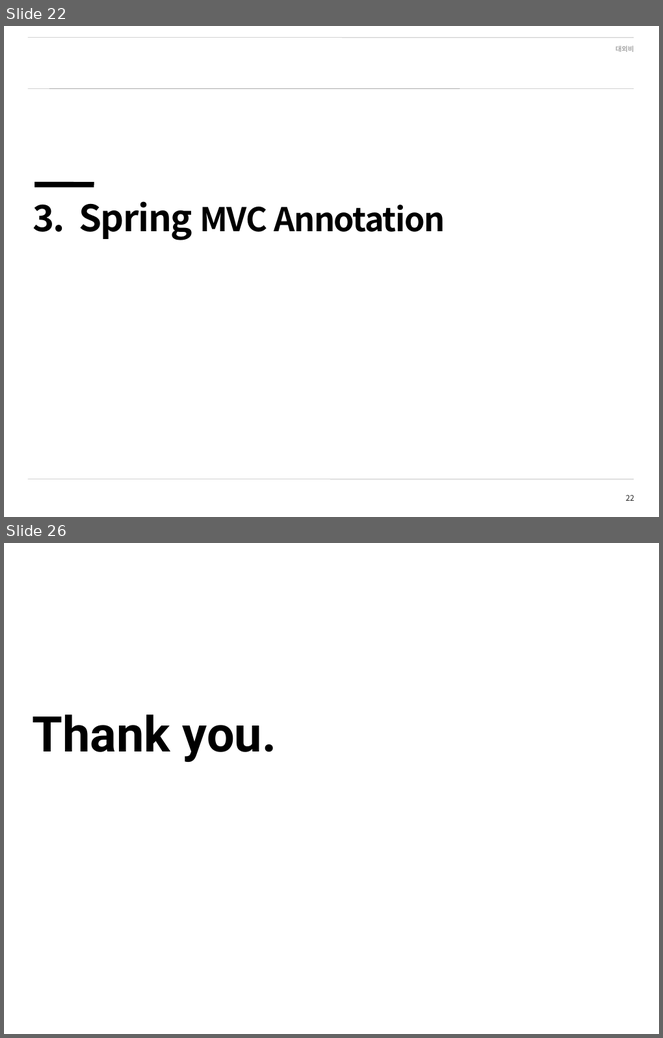
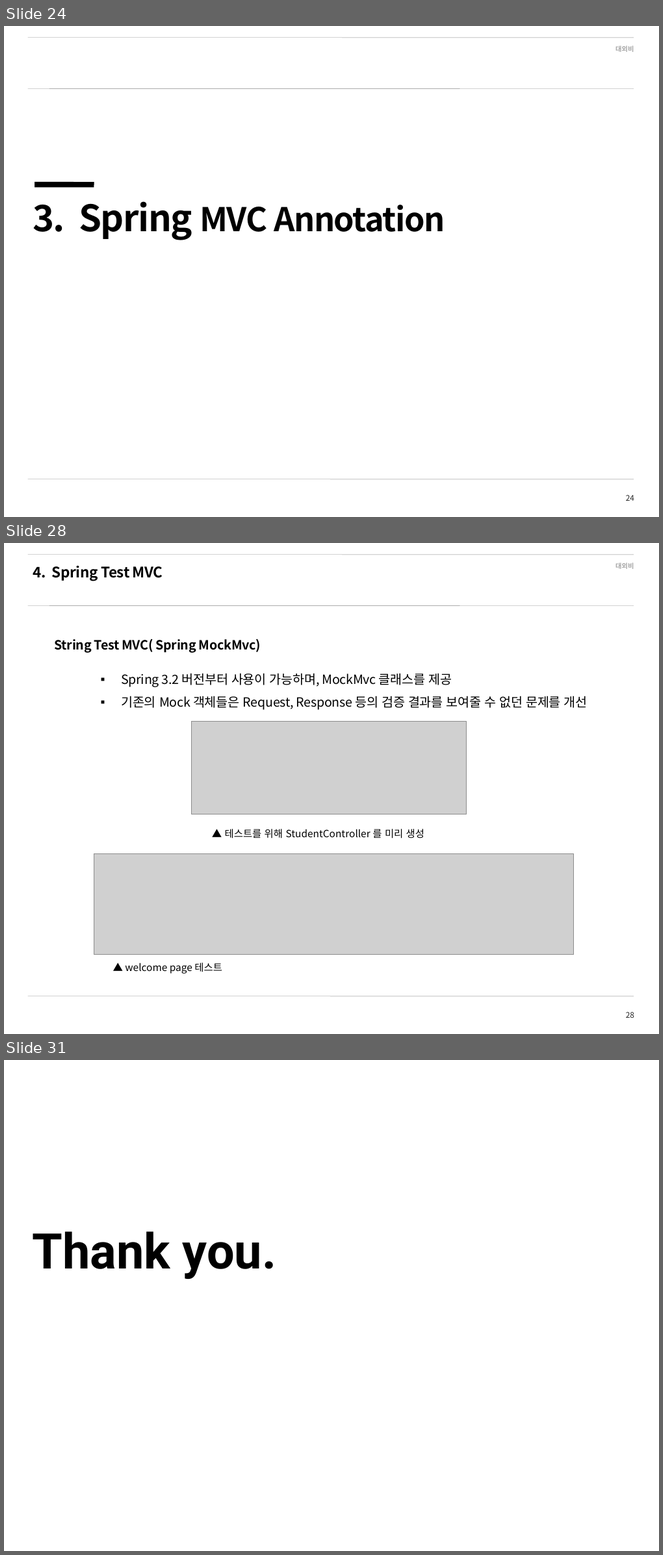
Before and after one commit to SeunghoonBaek/spring_learning, a slide deck: 09_Spring_Framework_MVC.pptx. Shown one above the other, each under a label of ours: slides 22 and 26 before the commit, slides 24, 28 and 31 after it; the slides between them are not shown. The pictures are 663x1038 and 663x1555 pixels, drawn with LibreOffice and Linux fonts; fonts in the diff are those of the drawing; grey boxes stand for pictures; background and template pictures are left out. Boxes give left, top, right and bottom in pixels: in the first picture for what was removed or moved away, otherwise in the second. Text is boxed around its words. In the diff, an @@ line names an element or a change of style, - is before the commit and + after.

```diff
--- a/09_Spring_Framework_MVC.pptx
+++ b/09_Spring_Framework_MVC.pptx
@@ slide 28 added at (4,543,659,1034), background #FFFFFF; not listed: 5 template elements that a slide beside it also shows @@
@@ text added at (33,566,163,581), 16 pt, text #000000, bold @@
+4. Spring Test MVC
@@ text added at (54,639,261,653), 14 pt, text #000000, bold @@
+String Test MVC( Spring MockMvc)
@@ text added at (121,673,588,710), 14 pt, text #000000 @@
+▪ Spring 3.2 버전부터 사용이 가능하며, MockMvc 클래스를 제공
+▪ 기존의 Mock 객체들은 Request, Response 등의 검증 결과를 보여줄 수 없던 문제를 개선
@@ picture added at (191,722,466,815) @@
@@ text added at (225,829,425,839), 11 pt, text #000000 @@
+▲ 테스트를 위해 StudentController 를 미리 생성
@@ picture added at (94,854,574,955) @@
@@ text added at (125,963,222,974), 11 pt, text #000000 @@
+▲ welcome page 테스트
@@ what was slide 22 is now slide 24 @@
@@ page number at (626,495,634,501): text changed @@
-22
+24
@@ what was slide 26 is now slide 31 @@
```
Also in this commit, not shown: 6 slides changed, 5 other slides added, 1 slide removed, 22 other files.
